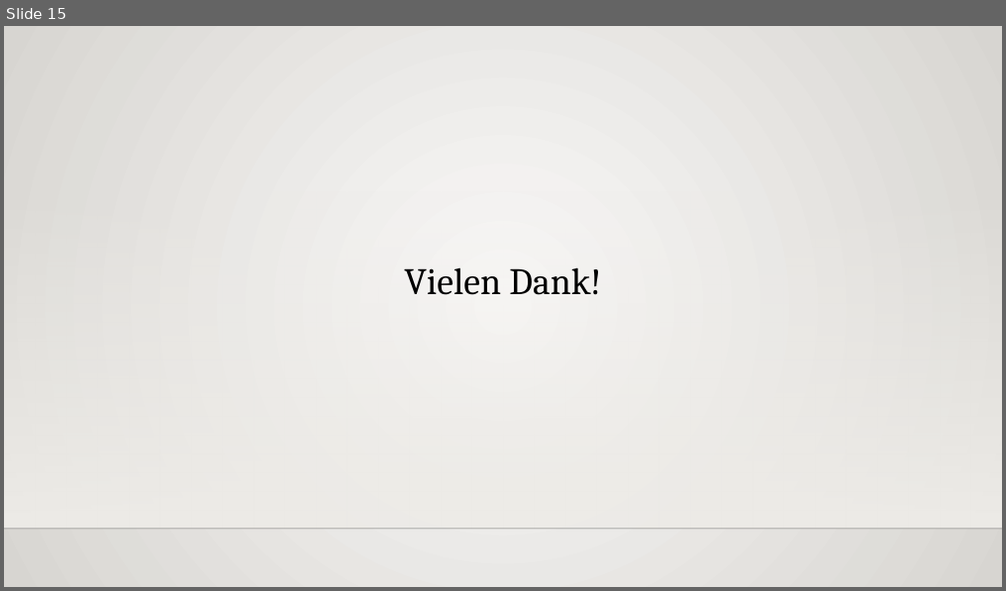
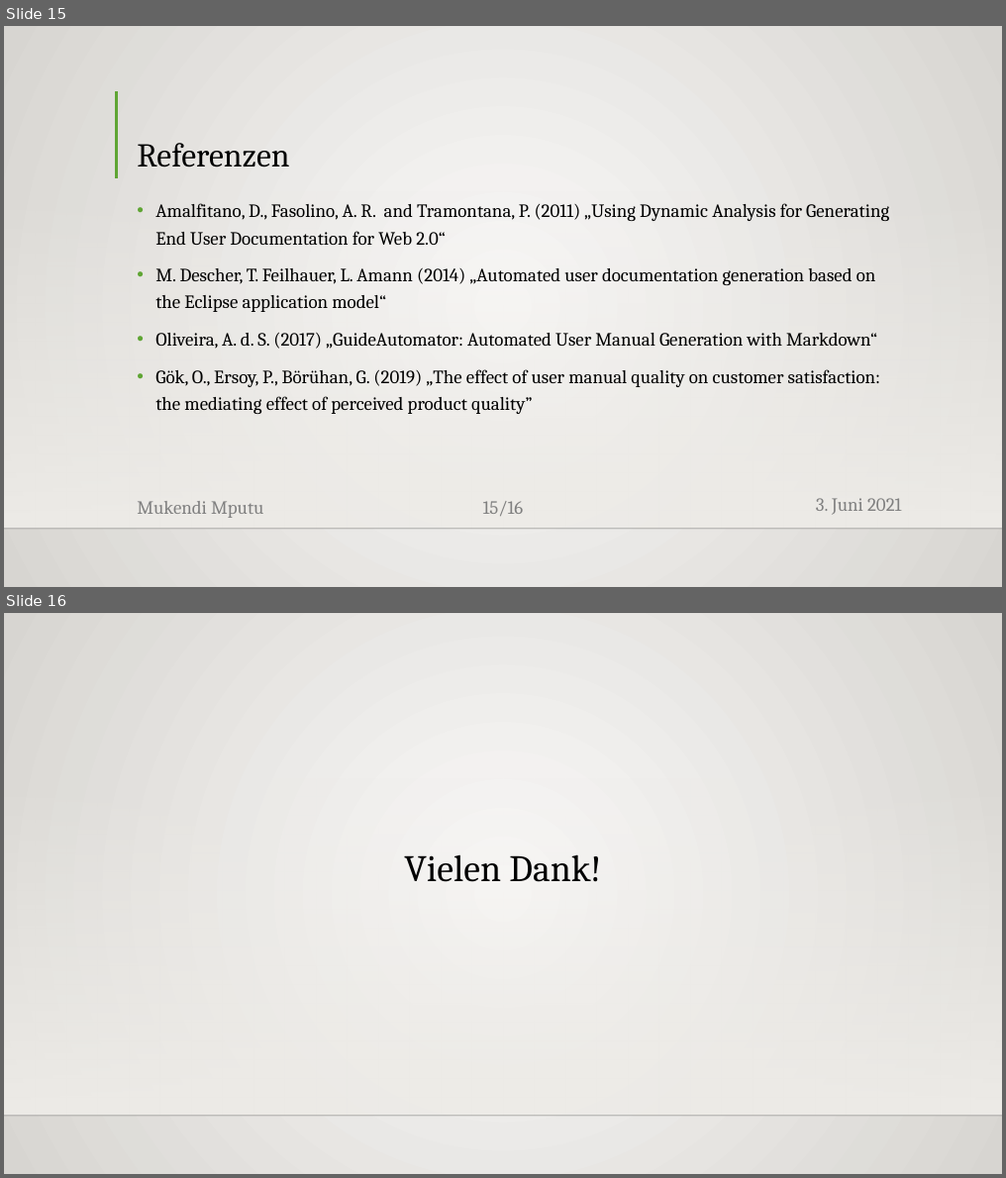
Before and after one commit to MukendiMputu/BachelorThesis, a slide deck: Proposalvortrag.pptx. Shown one above the other, each under a label of ours: slide 15 before the commit, slides 15 and 16 after it. The pictures are 1006x591 and 1006x1178 pixels, drawn with LibreOffice and Linux fonts; fonts in the diff are those of the drawing; background and template pictures are left out. Boxes give left, top, right and bottom in pixels: in the first picture for what was removed or moved away, otherwise in the second. Text is boxed around its words. In the diff, an @@ line names an element or a change of style, - is before the commit and + after.

```diff
--- a/Proposalvortrag.pptx
+++ b/Proposalvortrag.pptx
@@ slide 15 added at [4,26,1002,587], background gradient #FAFAF9 to #D7D5D2; not listed: 2 template elements that a slide beside it also shows @@
@@ line added from (116, 91) to (116, 178), #5FA534 3 pt @@
@@ title added at [137,143,289,168], 32 pt, text #000000 @@
+Referenzen
@@ text added at [155,203,889,414], 18 pt, text #000000 @@
+• Amalfitano, D., Fasolino, A. R. and Tramontana, P. (2011) „Using Dynamic Analysis for Generating End User Documentation for Web 2.0“
+• M. Descher, T. Feilhauer, L. Amann (2014) „Automated user documentation generation based on the Eclipse application model“
+• Oliveira, A. d. S. (2017) „GuideAutomator: Automated User Manual Generation with Markdown“
+• Gök, O., Ersoy, P., Börühan, G. (2019) „The effect of user manual quality on customer satisfaction: the mediating effect of perceived product quality”
@@ text added at [816,498,901,515], 18 pt, text #808080 @@
+3. Juni 2021
@@ text added at [137,501,263,518], 18 pt, text #808080 @@
+Mukendi Mputu
@@ page number added at [483,501,524,516], 18 pt, text #808080 @@
+15/16
@@ what was slide 15 is now slide 16 @@
```
Also in this commit, not shown: 12 slides changed.
